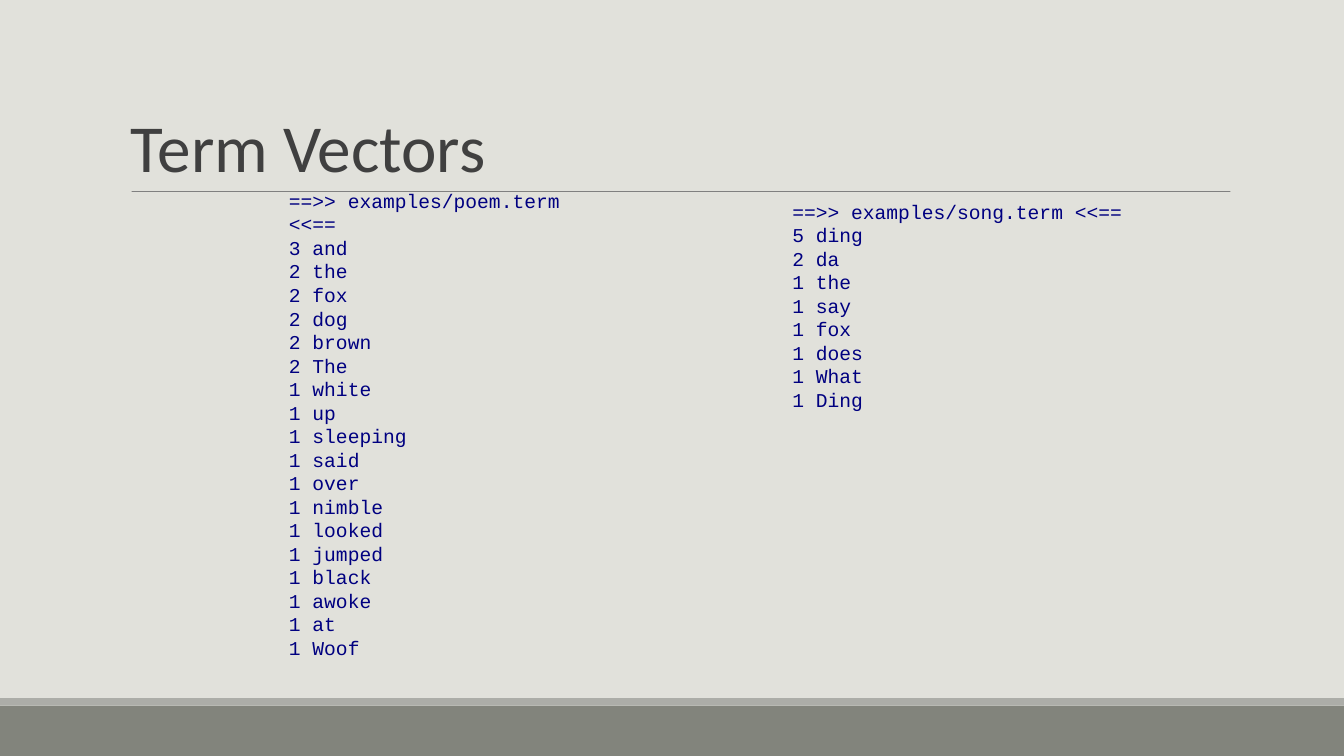
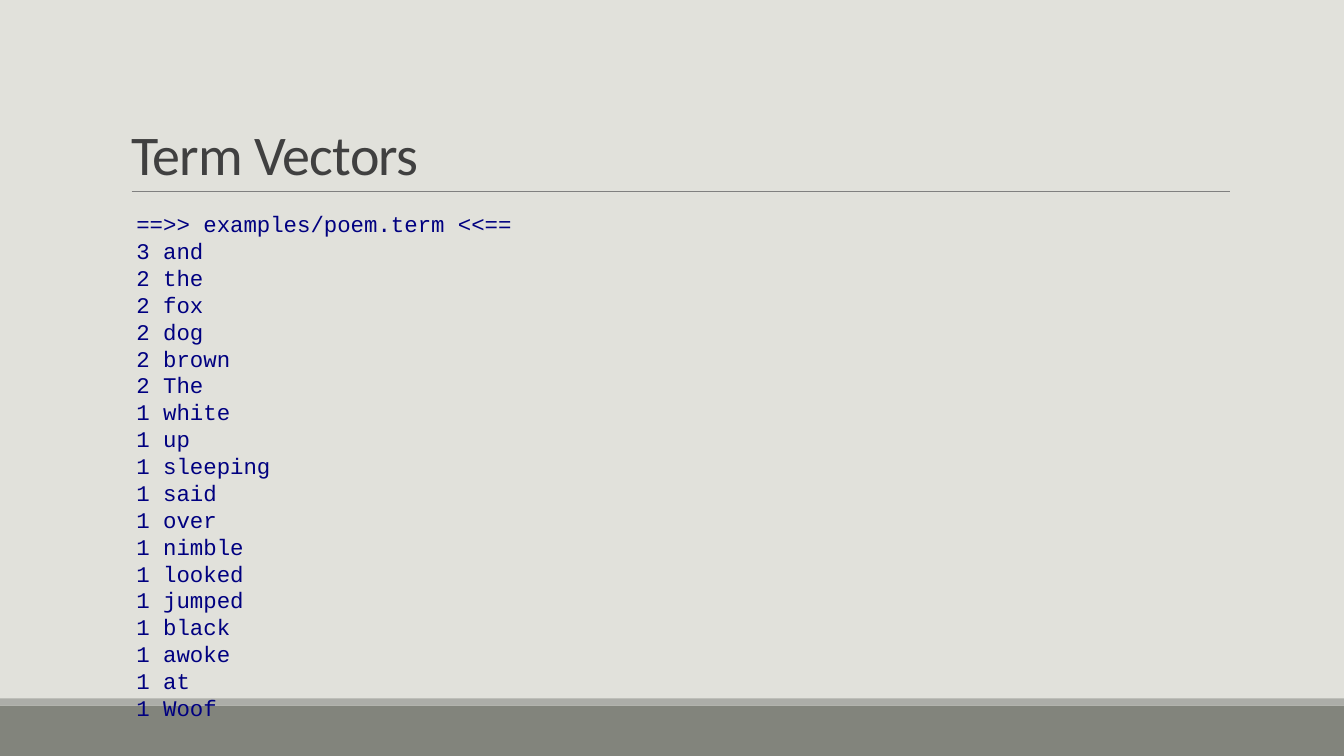
Before and after one commit to bmtober/ec4747-alt, a slide deck: slide 19 of presentation/EC4747Presentation.pptx. Drawn at 1344x756 pixels with LibreOffice and Linux fonts; fonts in the diff are those of the drawing. Boxes give left, top, right and bottom in pixels: in the first picture for what was removed or moved away, otherwise in the second. Text is boxed around its words. In the diff, an @@ line names an element or a change of style, - is before the commit and + after.

```diff
--- a/presentation/EC4747Presentation.pptx
+++ b/presentation/EC4747Presentation.pptx
@@ title "Term Vectors" at (x1=131, y1=139, x2=418, y2=176): size 48 to 40 pt, letter spacing 0 to -0.5 pt @@
@@ line (132, 192) - (1231, 192): stroke #808080 0.51 pt to #808080 0.5 pt @@
@@ text "==>> examples/poem.term <<==" moved from (x1=289, y1=194, x2=560, y2=656) to (x1=136, y1=216, x2=444, y2=716) @@
@@ text "==>> examples/poem.term <<==" at (x1=136, y1=216, x2=444, y2=716): size 14 to 16 pt @@
@@ text removed at (x1=792, y1=205, x2=1063, y2=411) @@
-==>> examples/song.term <<==
-5 ding
-2 da
-1 the
-1 say
-1 fox
-1 does
-1 What
-1 Ding
```
Also in this commit, not shown: 32 other slides changed, 8 slides added, 7 slides removed, 1 other file.
